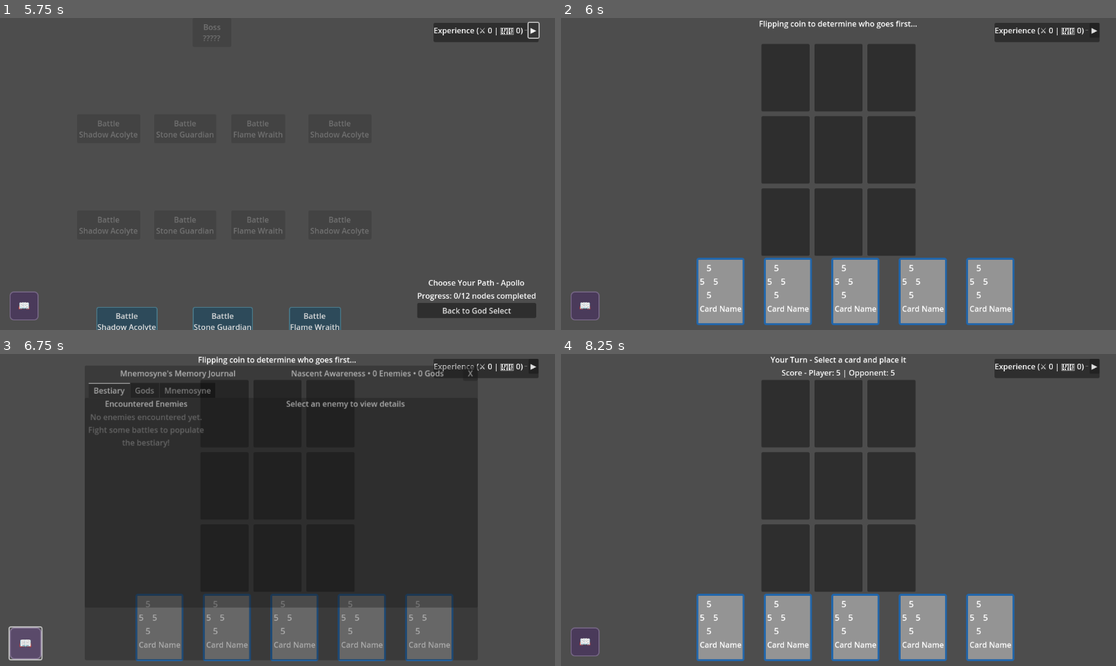
Above: before the commit, frames 1-4 (two rows, left to right).
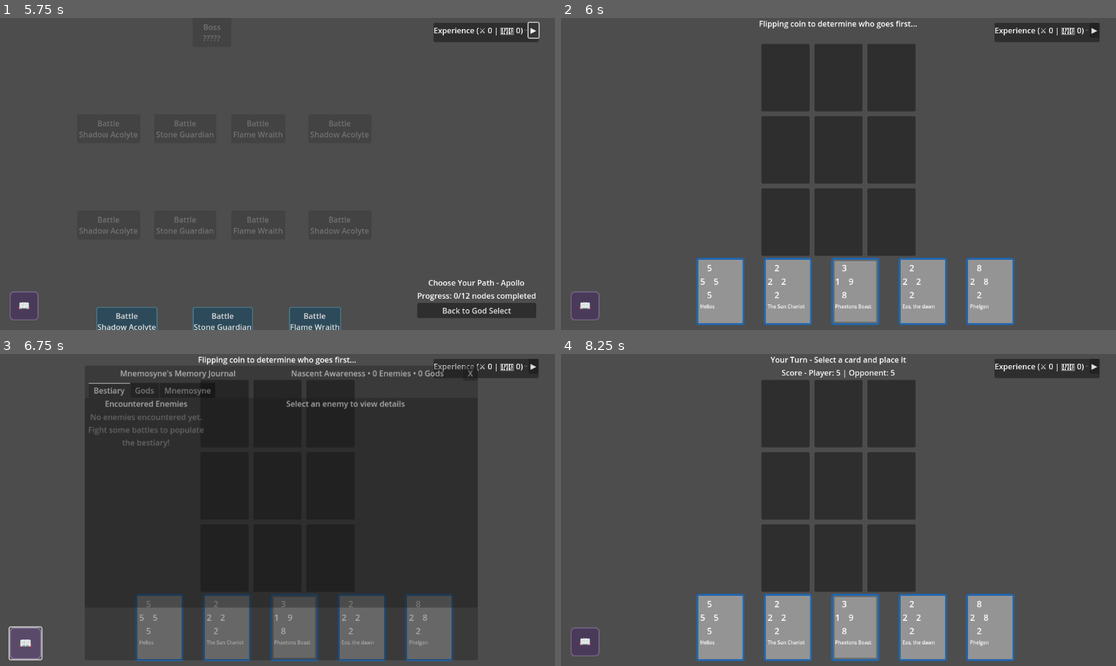
Above: after the commit, the same moments.

Repository: leslieharding/Mnemosyne
Game: Godot game, scene res://Scenes/MainMenu.tscn
The game is run twice, just before and just after one commit, with the same random seed, the same clock (stepped at 60 frames per second) and the same inputs.
Inputs:
- Up to frame 1 (5.75 s): click "New Game" at 0.5 s; click "New Game" at 1.25 s; click "Apollo" at 2 s; click "The Sun" at 2.75 s; click "Start Game" at 3.5 s; click "▶" at 4.25 s; click "▼" at 5 s
- Up to frame 2 (6 s): click "Battle Shadow Acolyte" at 5.75 s
- Up to frame 3 (6.75 s): click "📖" at 6.5 s
- Up to frame 4 (8.25 s): click "▶" at 7.25 s; click "X" at 8 s

Frame 1 is identical in both runs. In frame 2, 0.8% of the frame differs, in the area x 25-82%, y 77-98%; in frame 3, 0.4%; in frame 4, 0.8%.
Error before the commit: Invalid assignment of property or key 'text' with value of type 'String' on a base object of type 'null instance'. (res://Scripts/card_display.gd:58)

Commit message:
reference changes fixed

Diff:
--- a/Scenes/CardDisplay.tscn
+++ b/Scenes/CardDisplay.tscn
@@ -97,4 +97,5 @@
 
 [node name="CardNameLabel" type="Label" parent="Panel/MarginContainer/VBoxContainer"]
 layout_mode = 2
+theme_override_font_sizes/font_size = 10
 text = "Card Name"
--- a/Scripts/card_display.gd
+++ b/Scripts/card_display.gd
@@ -4,11 +4,11 @@
 
 # References to child nodes - FIXED to match actual scene structure
 @onready var panel = $Panel
-@onready var card_name_label = $Panel/MarginContainer/CardNameLabel
-@onready var north_value = $Panel/MarginContainer/PowerDisplayContainer/GridContainer/NorthPower
-@onready var east_value = $Panel/MarginContainer/PowerDisplayContainer/GridContainer/EastPower
-@onready var south_value = $Panel/MarginContainer/PowerDisplayContainer/GridContainer/SouthPower
-@onready var west_value = $Panel/MarginContainer/PowerDisplayContainer/GridContainer/WestPower
+@onready var card_name_label = $Panel/MarginContainer/VBoxContainer/CardNameLabel
+@onready var north_value = $Panel/MarginContainer/VBoxContainer/PowerDisplayContainer/GridContainer/NorthPower
+@onready var east_value = $Panel/MarginContainer/VBoxContainer/PowerDisplayContainer/GridContainer/EastPower
+@onready var south_value = $Panel/MarginContainer/VBoxContainer/PowerDisplayContainer/GridContainer/SouthPower
+@onready var west_value = $Panel/MarginContainer/VBoxContainer/PowerDisplayContainer/GridContainer/WestPower
 
 signal card_hovered(card_data: CardResource)
 signal card_unhovered()
